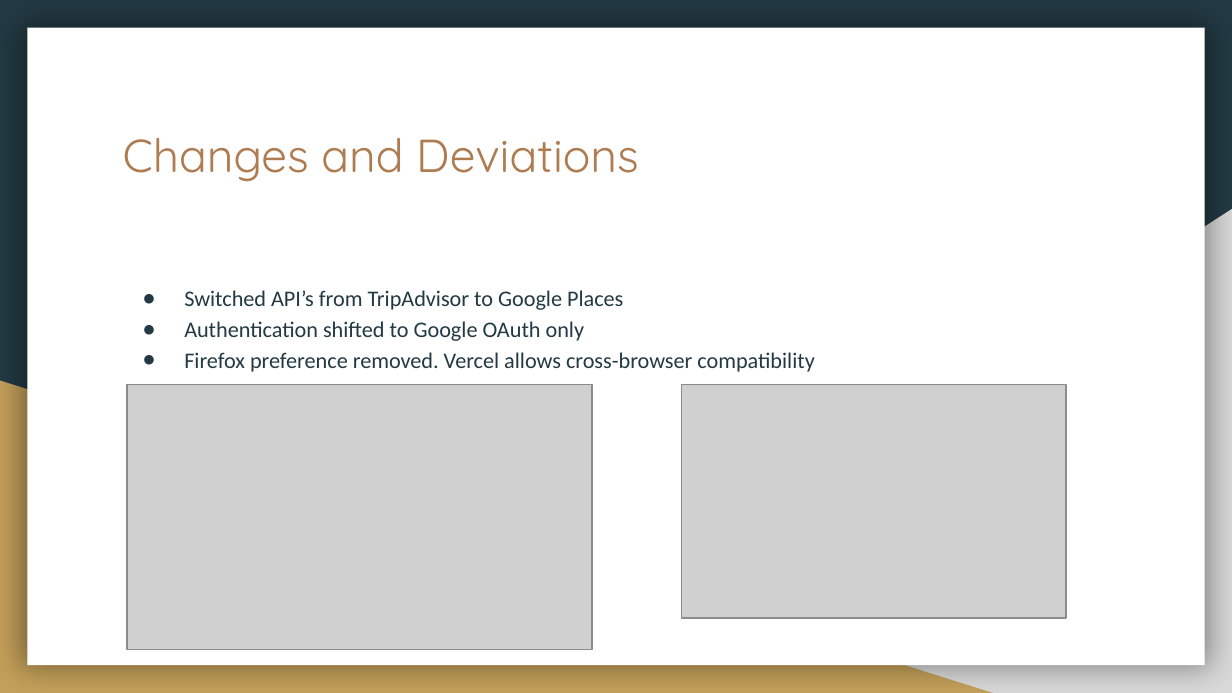
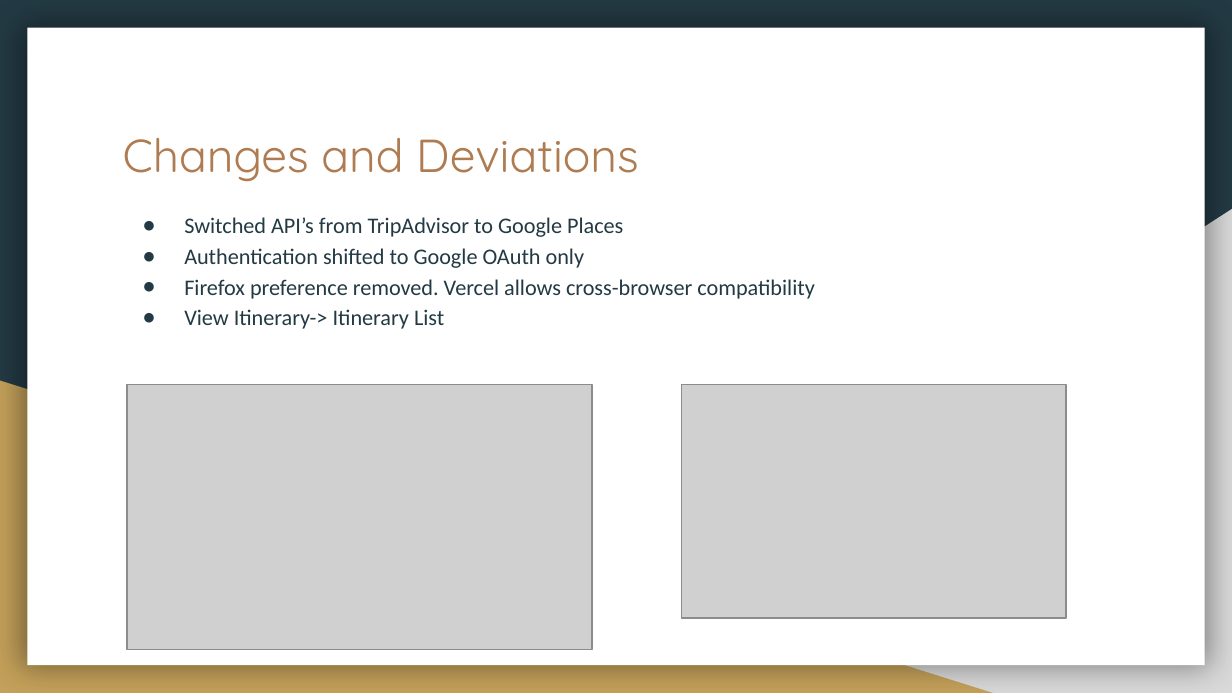
Before and after one commit to DustinWZook/Atlas-Itinerary, a slide deck: slide 4 of Documents/Progress Update/Project Update.pptx (slide 3 before the commit). Drawn at 1232x693 pixels with LibreOffice and Linux fonts; fonts in the diff are those of the drawing; grey boxes stand for pictures. Boxes give left, top, right and bottom in pixels: in the first picture for what was removed or moved away, otherwise in the second. Text is boxed around its words. In the diff, an @@ line names an element or a change of style, - is before the commit and + after.

```diff
--- a/Documents/Progress Update/Project Update.pptx
+++ b/Documents/Progress Update/Project Update.pptx
@@ text "Switched API’s from TripAdvisor to ...": place and size @@
-text "Switched API’s from TripAdvisor to ..." at bbox=[184, 290, 815, 372]
+text "Switched API’s from TripAdvisor to ..." at bbox=[184, 217, 815, 329]
@@ text at bbox=[184, 309, 444, 329]: paragraph added @@
+● View Itinerary-> Itinerary List
```
Also in this commit, not shown: 1 slide added.
